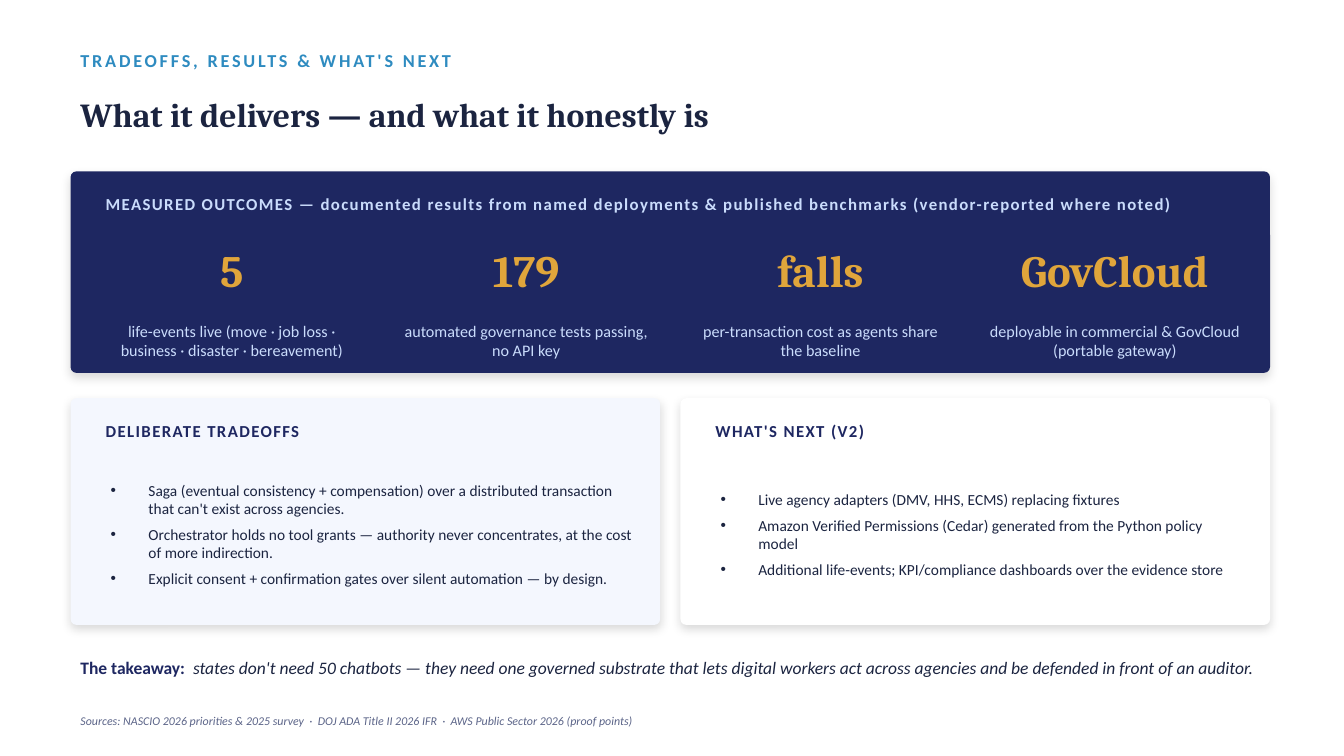
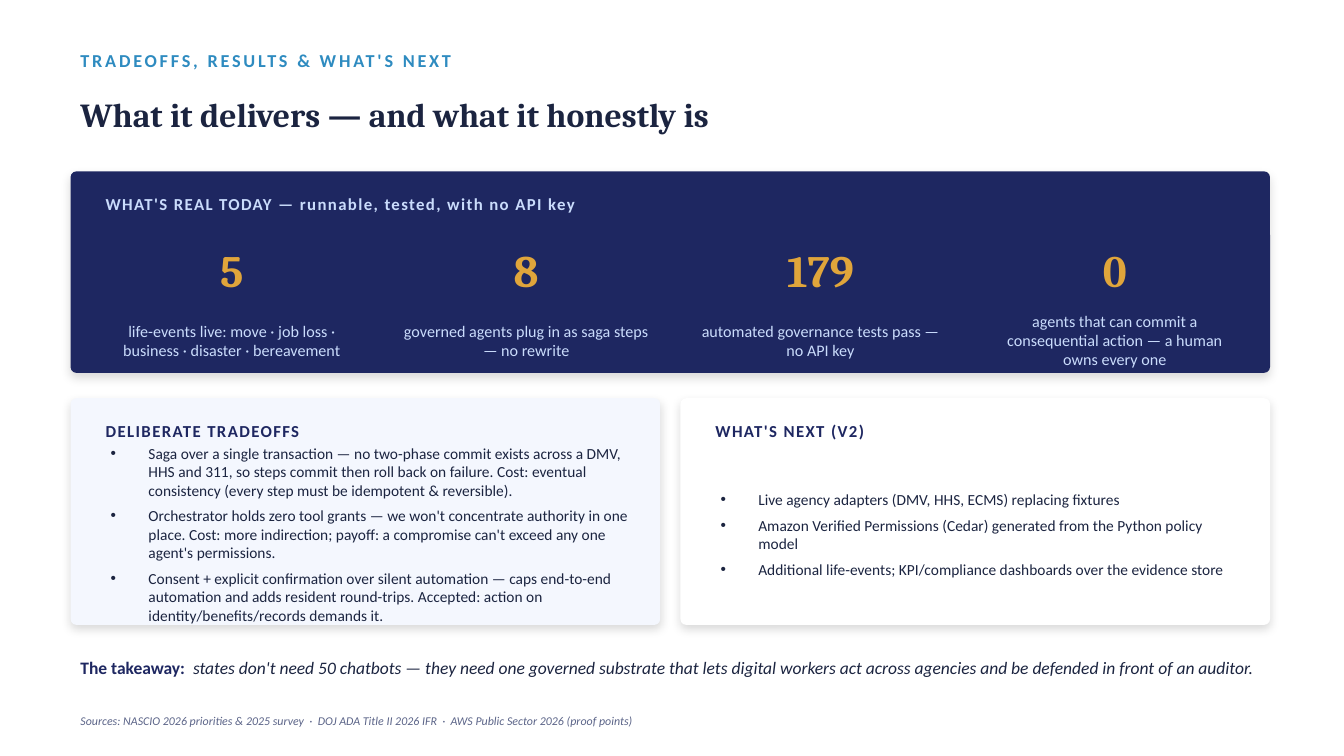
Before and after one commit to virtualryder/slg-ai-agents, a slide deck: slide 6 of decks/SLG-WoG-Orchestration-Platform.pptx. Drawn at 1344x756 pixels with LibreOffice and Linux fonts; fonts in the diff are those of the drawing. Boxes give left, top, right and bottom in pixels: in the first picture for what was removed or moved away, otherwise in the second. Text is boxed around its words. In the diff, an @@ line names an element or a change of style, - is before the commit and + after.

```diff
--- a/decks/SLG-WoG-Orchestration-Platform.pptx
+++ b/decks/SLG-WoG-Orchestration-Platform.pptx
@@ text at (x1=106, y1=198, x2=575, y2=213): text changed @@
-MEASURED OUTCOMES — documented results from named deployments & published benchmarks (vendor-reported where noted)
+WHAT'S REAL TODAY — runnable, tested, with no API key
@@ text at (x1=514, y1=256, x2=539, y2=288): text changed @@
-179
+8
@@ text at (x1=787, y1=256, x2=854, y2=288): text changed @@
-falls
+179
@@ text at (x1=1103, y1=256, x2=1127, y2=288): text changed @@
-GovCloud
+0
@@ text at (x1=123, y1=326, x2=340, y2=356): text changed @@
-life-events live (move · job loss · business · disaster · bereavement)
+life-events live: move · job loss · business · disaster · bereavement
@@ text at (x1=404, y1=326, x2=648, y2=356): text changed @@
-automated governance tests passing, no API key
+governed agents plug in as saga steps — no rewrite
@@ text at (x1=702, y1=326, x2=921, y2=359): text changed @@
-per-transaction cost as agents share the baseline
+automated governance tests pass — no API key
@@ text at (x1=1007, y1=316, x2=1222, y2=368): text changed @@
-deployable in commercial & GovCloud (portable gateway)
+agents that can commit a consequential action — a human owns every one
@@ text at (x1=148, y1=448, x2=628, y2=624): text changed @@
-• Saga (eventual consistency + compensation) over a distributed transaction that can't exist across agencies.
-• Orchestrator holds no tool grants — authority never concentrates, at the cost of more indirection.
-• Explicit consent + confirmation gates over silent automation — by design.
+• Saga over a single transaction — no two-phase commit exists across a DMV, HHS and 311, so steps commit then roll back on failure. Cost: eventual consistency (every step must be idempotent & reversible).
+• Orchestrator holds zero tool grants — we won't concentrate authority in one place. Cost: more indirection; payoff: a compromise can't exceed any one agent's permissions.
+• Consent + explicit confirmation over silent automation — caps end-to-end automation and adds resident round-trips. Accepted: action on identity/benefits/records demands it.
```
